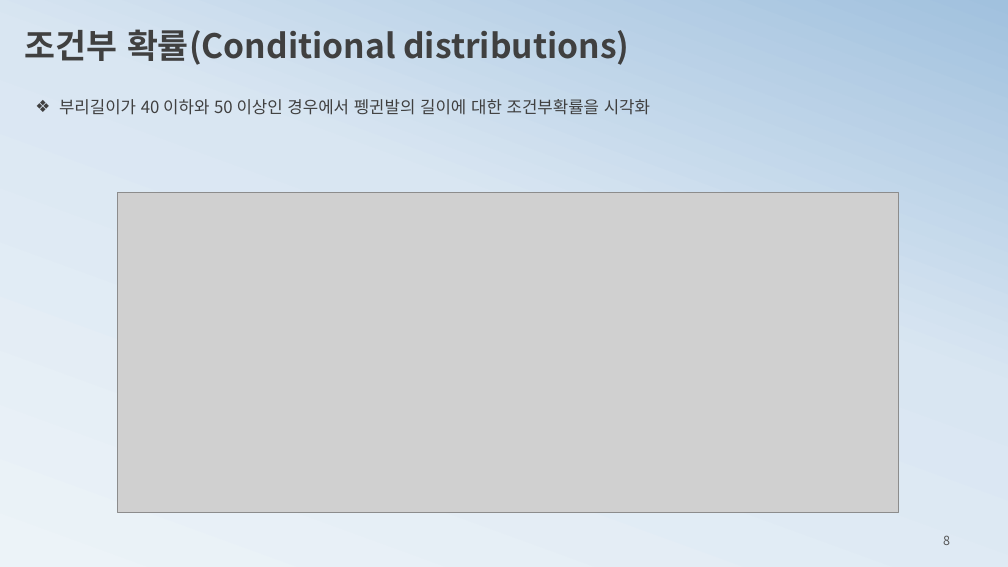
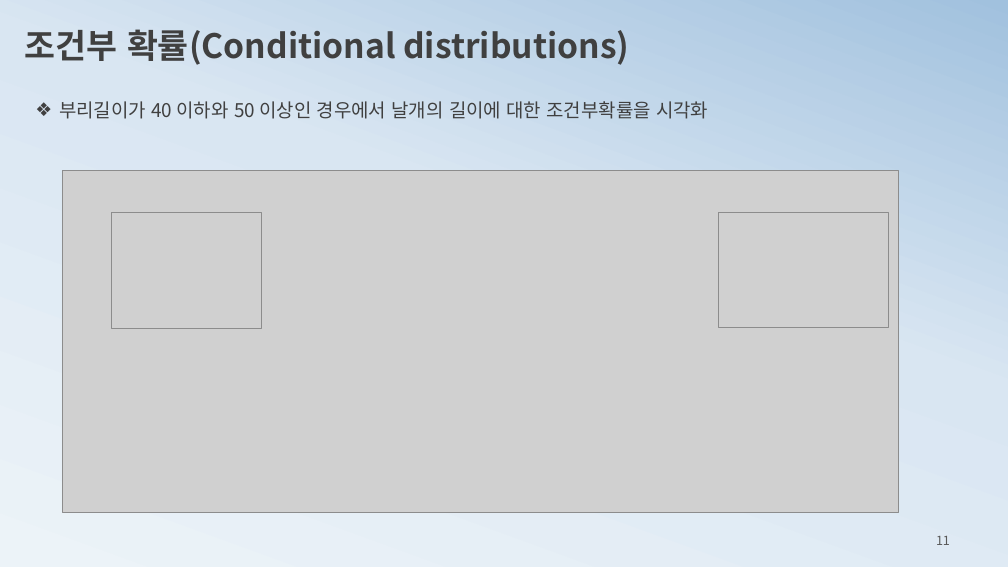
Before and after one commit to ancestor9/mathematics-for-machine-learning, a slide deck: slide 11 of 2_histogram2probability.pptx (slide 8 before the commit). Drawn at 1008x567 pixels with LibreOffice and Linux fonts; fonts in the diff are those of the drawing; grey boxes stand for pictures. Boxes give left, top, right and bottom in pixels: in the first picture for what was removed or moved away, otherwise in the second. Text is boxed around its words. In the diff, an @@ line names an element or a change of style, - is before the commit and + after.

```diff
--- a/2_histogram2probability.pptx
+++ b/2_histogram2probability.pptx
@@ text at (59, 101, 708, 119): text changed; size 16 to 18 pt @@
-❖ 부리길이가 40 이하와 50 이상인 경우에서 펭귄발의 길이에 대한 조건부확률을 시각화
+❖ 부리길이가 40 이하와 50 이상인 경우에서 날개의 길이에 대한 조건부확률을 시각화
@@ picture: place and size @@
-picture at (117, 193, 899, 513)
+picture at (63, 170, 899, 512)
@@ picture added at (112, 213, 262, 329) @@
@@ picture added at (718, 212, 889, 328) @@
@@ page number at (936, 536, 950, 545): text changed @@
-8
+11
```
Also in this commit, not shown: 4 other slides changed, 5 slides added, 2 slides removed.
